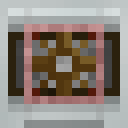
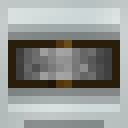
The second 128px x 128px image is a revision of the first. Changes to its layers:
hid "output_detail" over [24, 24, 104, 104]
hid "gear_detail" over [8, 8, 120, 120]
hid "flywheel_l" over [8, 16, 120, 112]
showed "flywheel_s" over [8, 24, 120, 104]
